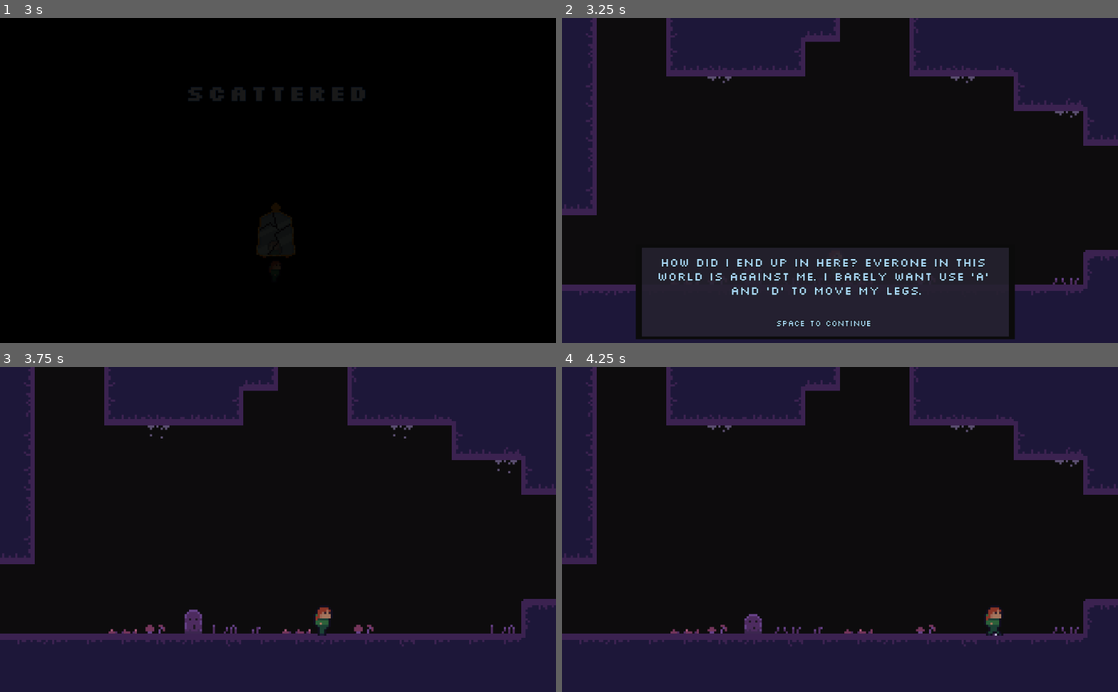
Above: before the commit, frames 1-4 (two rows, left to right).
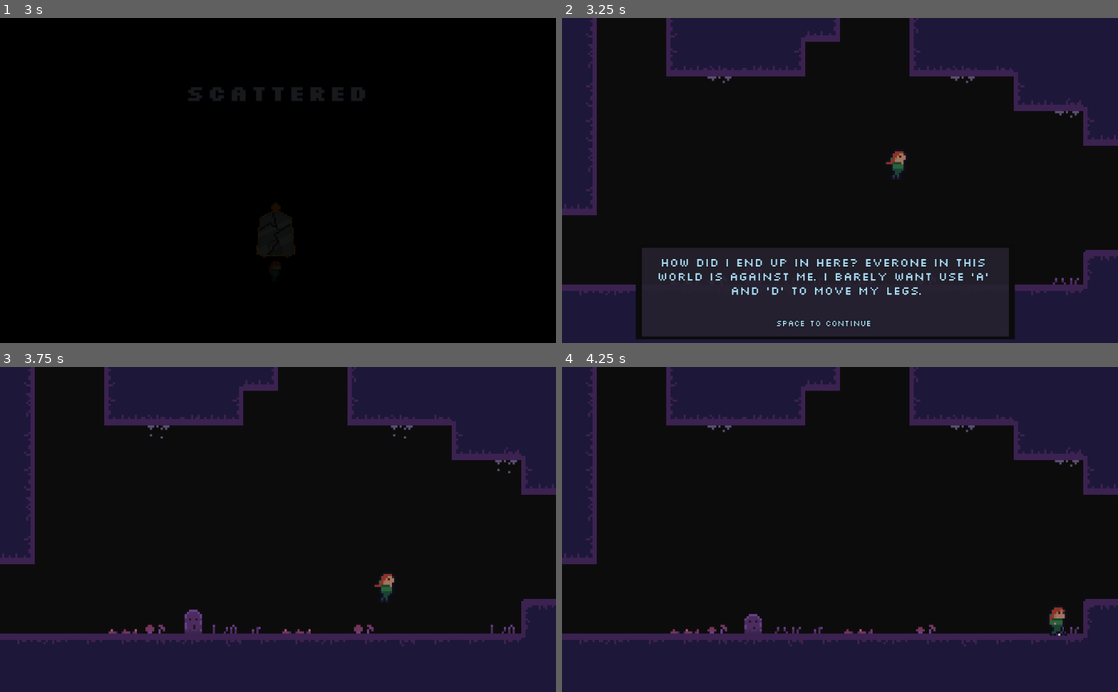
Above: after the commit, the same moments.

Repository: voidboxgames/escave
Game: Godot game, scene res://assets/scenes/Intro.tscn
The game is run twice, just before and just after one commit, with the same random seed, the same clock (stepped at 60 frames per second) and the same inputs.
Inputs:
- Up to frame 1 (3 s): hold D (right) 0.53-2.03 s; tap K (dash) at 0.6, 2.1 s; tap J (jump) at 0.77, 1.52 s; tap Space at 1.35, 2.85 s; tap Enter at 2 s; hold A (left) 2.03-2.78 s; hold D (right) from 2.78 s (still down)
- Up to frame 2 (3.25 s): keep holding D (right); tap J (jump) at 3.02 s
- Up to frame 3 (3.75 s): keep holding D (right); tap Space at 3.5 s; tap K (dash) at 3.6 s
- Up to frame 4 (4.25 s): keep holding D (right); tap J (jump) at 3.77 s

Frame 1 is identical in both runs. In frame 2, 0.2% of the frame differs, in the area x 58-62%, y 41-50%; in frame 3, 0.3%; in frame 4, 0.4%, in the area x 76-91%, y 73-83%.

Commit message:
update initial state

Diff:
--- a/assets/scenes/Testworld.tscn
+++ b/assets/scenes/Testworld.tscn
@@ -442,7 +442,7 @@
 [node name="YSort" type="YSort" parent="."]
 
 [node name="Player" parent="YSort" instance=ExtResource( 1 )]
-position = Vector2( -13.0292, 33.4783 )
+position = Vector2( 16.1376, -12.0504 )
 
 [node name="gruond" type="TileMap" parent="YSort"]
 tile_set = SubResource( 35 )
@@ -627,7 +627,7 @@
 [node name="Monologues" type="Node" parent="Trigger"]
 
 [node name="MonologTrigger" parent="Trigger/Monologues" instance=ExtResource( 9 )]
-position = Vector2( -12.7244, 45.7658 )
+position = Vector2( 16.5847, -0.331966 )
 scale = Vector2( 0.379863, 0.194492 )
 MonologID = "intro"
 MonologuePath = NodePath("../../../Monolog")
